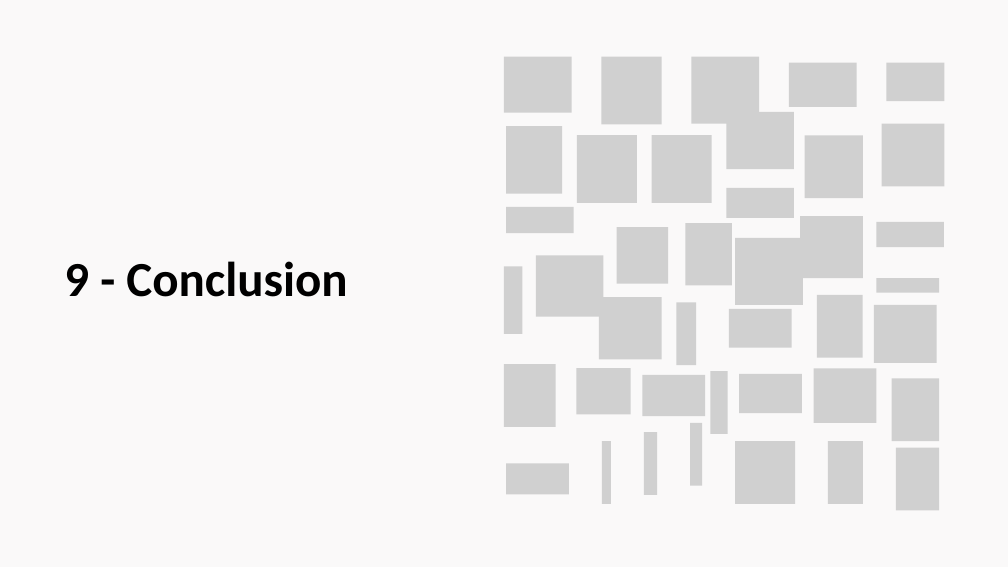
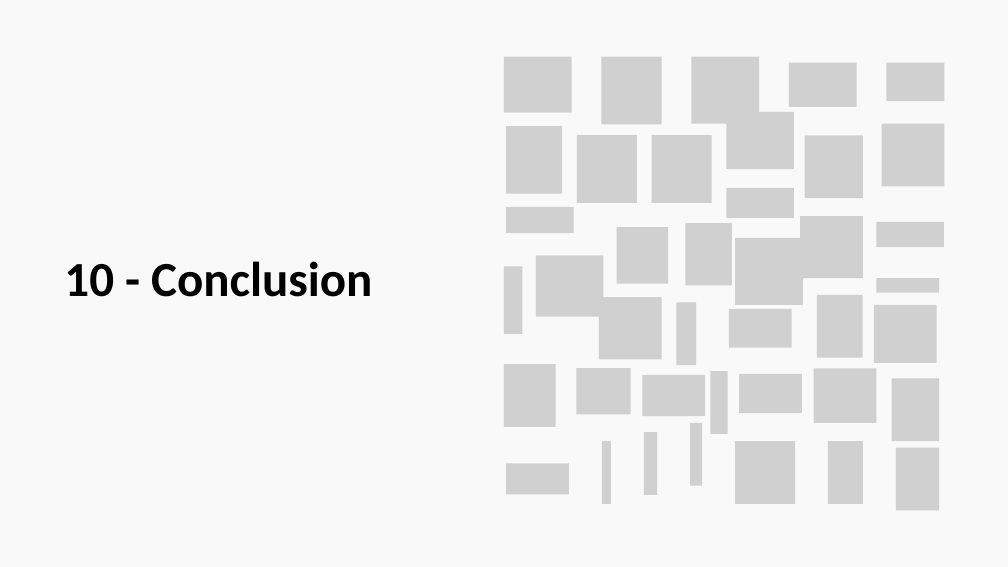
Before and after one commit to akam731/Concevez-et-d-ployez-un-syst-me-RAG, a slide deck: slide 12 of docs/Support de présentation.pptx (slide 11 before the commit). Drawn at 1008x567 pixels with LibreOffice and Linux fonts; fonts in the diff are those of the drawing; grey boxes stand for pictures. Boxes give left, top, right and bottom in pixels: in the first picture for what was removed or moved away, otherwise in the second. Text is boxed around its words. In the diff, an @@ line names an element or a change of style, - is before the commit and + after.

```diff
--- a/docs/Support de présentation.pptx
+++ b/docs/Support de présentation.pptx
@@ text at (64,261,372,297): text changed @@
-9 - Conclusion
+10 - Conclusion
```
Also in this commit, not shown: 2 other slides changed, 1 slide added, 1 other file.
